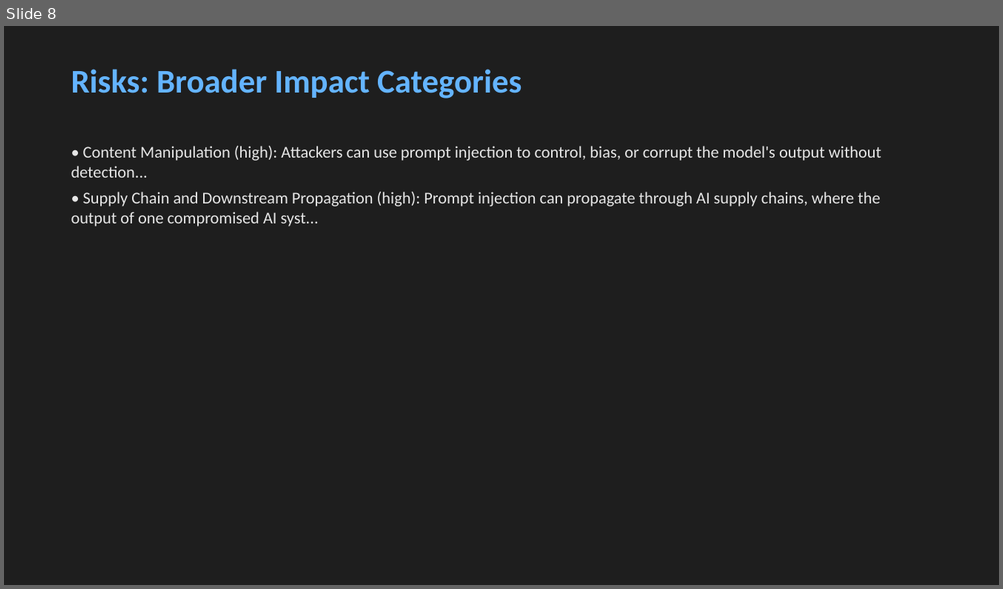
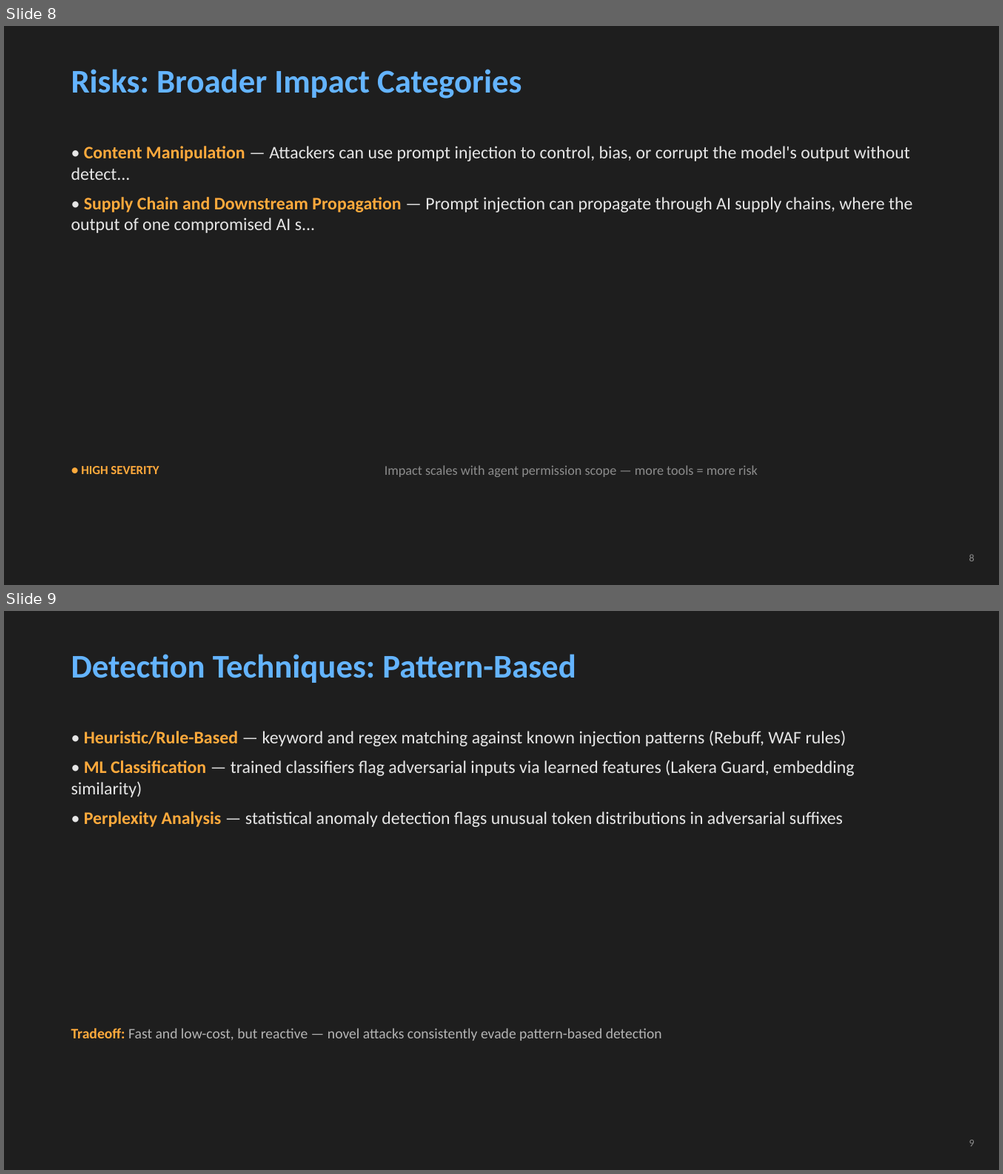
Before and after one commit to edwardjgriggs/prompt-injection-research, a slide deck: output/presentation.pptx. Shown one above the other, each under a label of ours: slide 8 before the commit, slides 8 and 9 after it. The pictures are 1003x589 and 1003x1174 pixels, drawn with LibreOffice and Linux fonts; fonts in the diff are those of the drawing. Boxes give left, top, right and bottom in pixels: in the first picture for what was removed or moved away, otherwise in the second. Text is boxed around its words. In the diff, an @@ line names an element or a change of style, - is before the commit and + after.

Commit message:
Improve research paper and presentation quality
- Add author name (Edward Griggs), CNU, and COVACCI affiliation
- Add APA 7th page numbers, fix Heading 3 italic, fix figure captions
- Add comparison tables for detection techniques and prevention strategies
- Strengthen in-text citations across Risks, Detection, and Discussion
- Rewrite Discussion with flowing analysis instead of formulaic structure
- Enhance Conclusion with specific future direction citations
- Add slide numbers, stat callout (#1 OWASP), severity color coding
- Split detection into two slides, add Questions slide (15 total)
- Shorten slide bullets with accent-colored labels for readability
- Add figure annotations and tradeoff callouts on detection slides

```diff
--- a/output/presentation.pptx
+++ b/output/presentation.pptx
@@ slide 9 added at bbox=[4, 611, 999, 1170], background #1E1E1E @@
@@ text added at bbox=[71, 654, 575, 683], 32 pt, text #64B4FF, bold @@
+Detection Techniques: Pattern-Based
@@ text added at bbox=[71, 731, 854, 827], 17 pt, text #E6E6E6 @@
+• Heuristic/Rule-Based — keyword and regex matching against known injection patterns (Rebuff, WAF rules)
+• ML Classification — trained classifiers flag adversarial inputs via learned features (Lakera Guard, embedding similarity)
+• Perplexity Analysis — statistical anomaly detection flags unusual token distributions in adversarial suffixes
@@ text added at bbox=[71, 1028, 662, 1041], 14 pt, text #B4B4B4 @@
+Tradeoff: Fast and low-cost, but reactive — novel attacks consistently evade pattern-based detection
@@ text added at bbox=[969, 1140, 974, 1147], 10 pt, text #8C8C8C @@
+9
@@ slide 8 changed as well @@
@@ text at bbox=[71, 146, 912, 233]: text changed; size 16 to 17 pt @@
-• Content Manipulation (high): Attackers can use prompt injection to control, bias, or corrupt the model's output without detection...
-• Supply Chain and Downstream Propagation (high): Prompt injection can propagate through AI supply chains, where the output of one compromised AI syst...
+• Content Manipulation — Attackers can use prompt injection to control, bias, or corrupt the model's output without detect...
+• Supply Chain and Downstream Propagation — Prompt injection can propagate through AI supply chains, where the output of one compromised AI s...
@@ text added at bbox=[81, 466, 159, 474], 12 pt, text #FFAA3C, bold @@
+● HIGH SEVERITY
@@ text added at bbox=[384, 466, 757, 477], 13 pt, text #8C8C8C @@
+Impact scales with agent permission scope — more tools = more risk
@@ text added at bbox=[969, 554, 974, 562], 10 pt, text #8C8C8C @@
+8
```
Also in this commit, not shown: 5 other slides changed, 8 other slides added, 7 slides removed, 3 other files.
